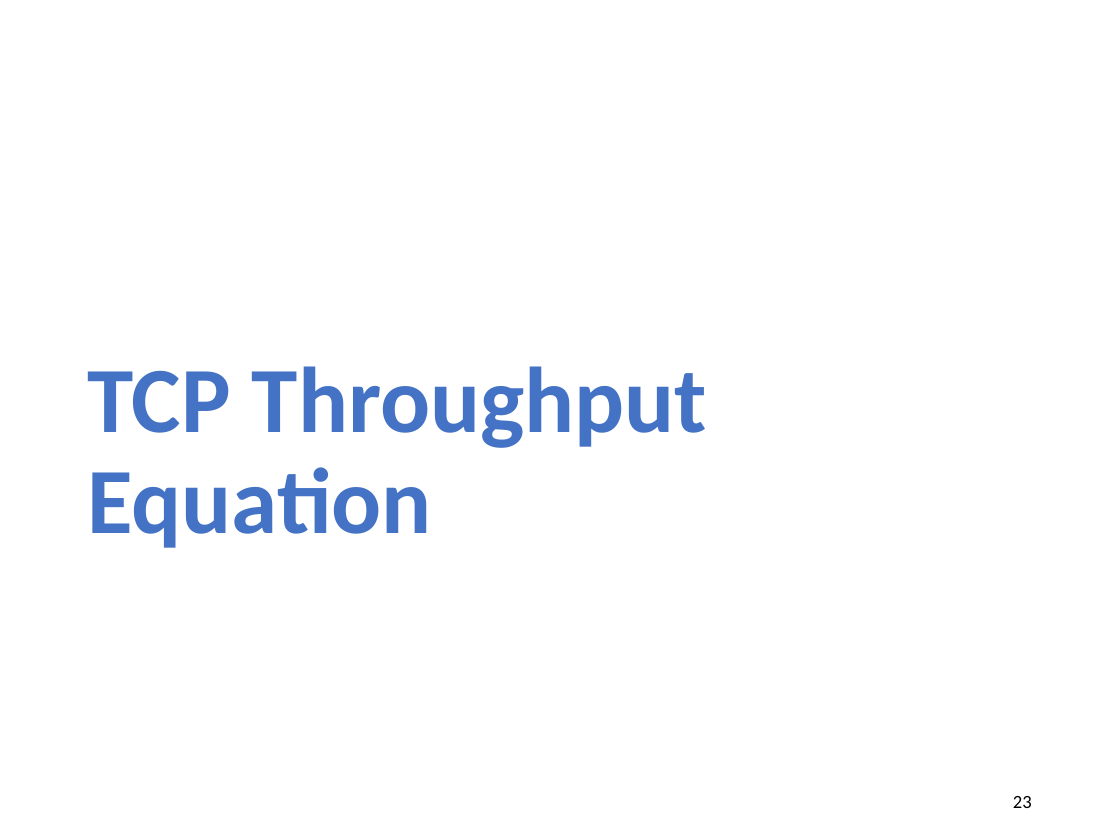
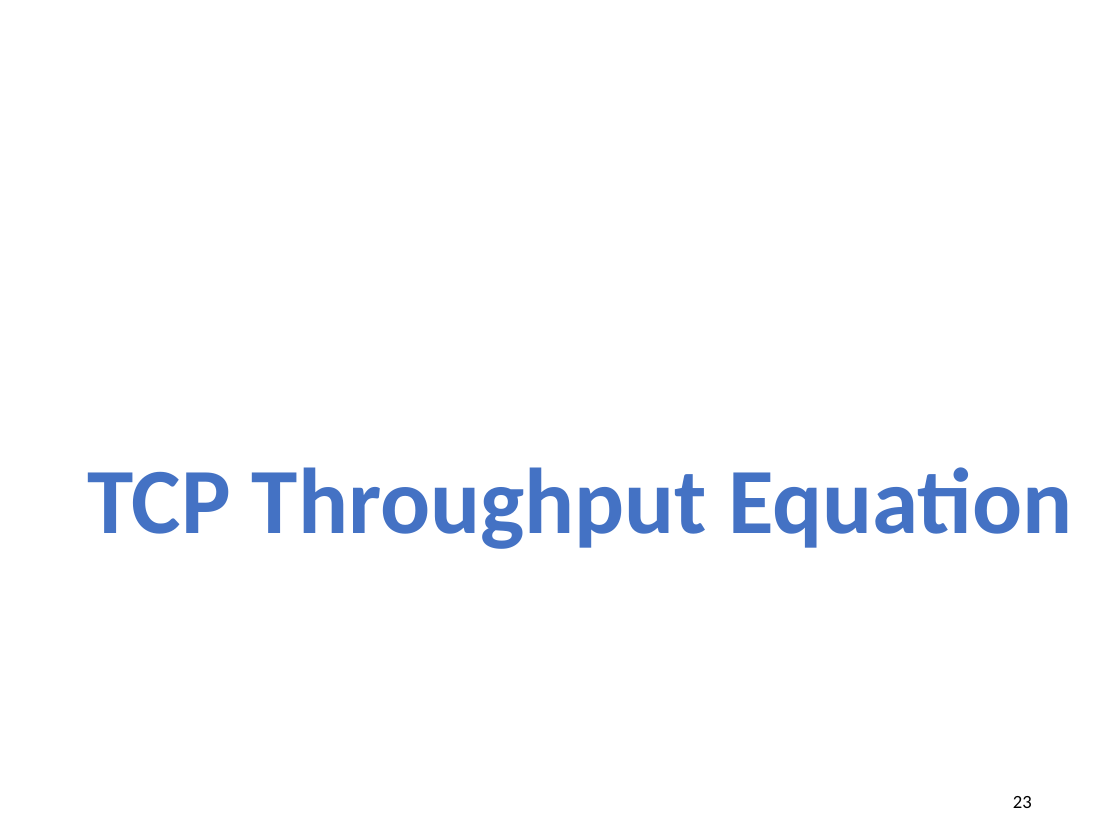
Before and after one commit to xinjin/course-net, a slide deck: slide 23 of slides/lec09_congestion.pptx. Drawn at 1120x840 pixels with LibreOffice and Linux fonts; fonts in the diff are those of the drawing. Boxes give left, top, right and bottom in pixels: in the first picture for what was removed or moved away, otherwise in the second. Text is boxed around its words. In the diff, an @@ line names an element or a change of style, - is before the commit and + after.

```diff
--- a/slides/lec09_congestion.pptx
+++ b/slides/lec09_congestion.pptx
@@ title "TCP Throughput Equation" rewrapped from [88, 366, 707, 548] to [88, 467, 1072, 549] @@
```
Also in this commit, not shown: 3 other files.
